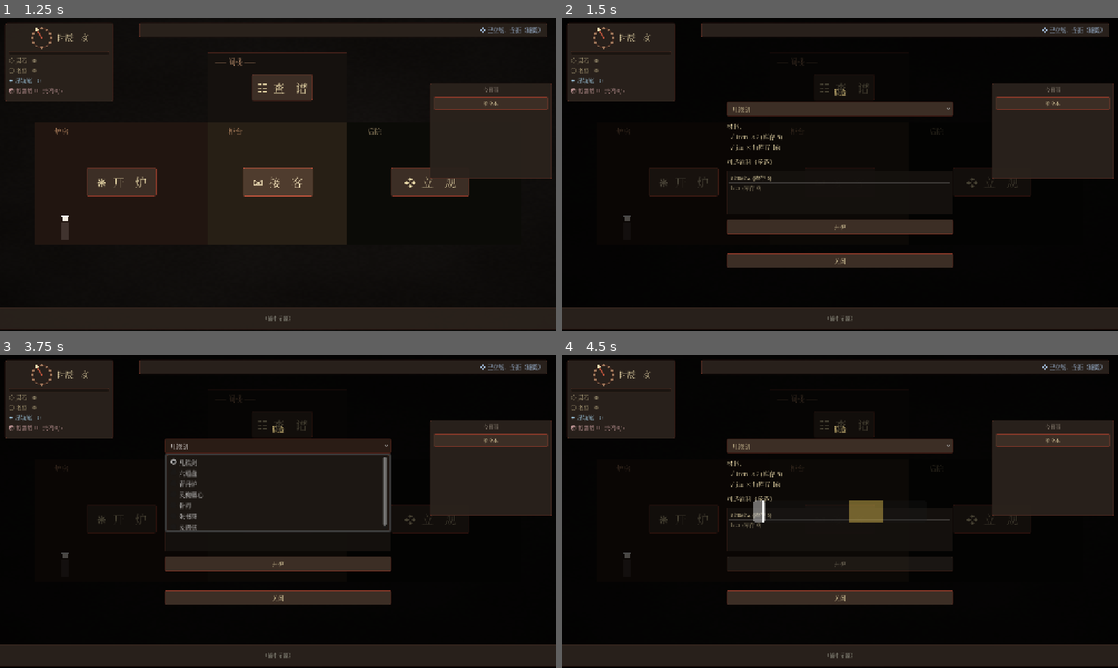
Above: before the commit, frames 1-4 (two rows, left to right).
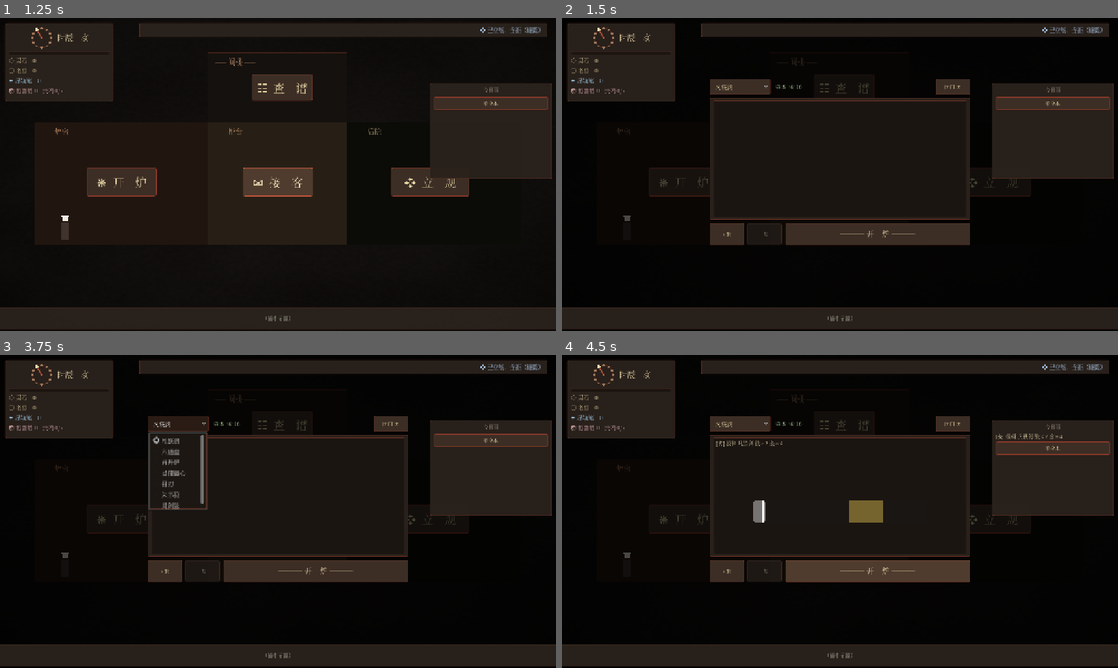
Above: after the commit, the same moments.

Repository: guliqianxun/XiuXianLegend
Game: Godot game, scene res://scenes/main_menu.tscn
Two runs of this game, one before a commit and one after it. Both use one fixed random seed, a clock stepped at 60 frames per second and the inputs below.
Inputs:
- Up to frame 1 (1.25 s): click "推门" at 0.5 s
- Up to frame 2 (1.5 s): click "❋ 开 炉" at 1.25 s
- Up to frame 3 (3.75 s): click "☷ 查 谱" at 2 s; click "❖ 立 规" at 2.75 s; click "凡铁剑" at 3.5 s
- Up to frame 4 (4.5 s): click "开炉" (after the commit: "─── 开 炉 ───") at 4.25 s

Frame 1 is identical in both runs. In frame 2, 8.9% of the frame differs, in the area x 26-74%, y 19-80%; in frame 3, 8.3%; in frame 4, 9.6%, in the area x 26-99%, y 19-80%.

Commit message:
feat(forge): ForgeScreen 重构为 3 段控制台日志风（TopBar/LogFlow/BottomBar）
- 移除 RecipePicker/MaterialStatus/OptionalPicker/StartButton/ResultLabel/CloseButton 直接控制
- 改为协调 3 个子组件 + TimingWindow + ResultOverlay
- _on_start 投料 EventLog kind=forge_invest
- _on_timing_finished 出炉/反噬 EventLog kind=forge_done/forge_backlash
- 业务逻辑（ForgeSystem.forge_one / 材料消耗 / Sfx / ScreenFx）不变

Co-Authored-By: Claude Sonnet 4.6 <noreply@anthropic.com>

Diff:
--- a/godot/scenes/ui/forge_screen.tscn
+++ b/godot/scenes/ui/forge_screen.tscn
@@ -1,8 +1,11 @@
-[gd_scene load_steps=4 format=3]
+[gd_scene load_steps=7 format=3]
 
 [ext_resource type="Script" path="res://scripts/ui/forge_screen.gd" id="1"]
 [ext_resource type="PackedScene" path="res://scenes/ui/timing_window.tscn" id="2"]
 [ext_resource type="PackedScene" path="res://scenes/ui/forge_result_overlay.tscn" id="3"]
+[ext_resource type="PackedScene" path="res://scenes/ui/forge_top_bar.tscn" id="4"]
+[ext_resource type="PackedScene" path="res://scenes/ui/forge_log_flow.tscn" id="5"]
+[ext_resource type="PackedScene" path="res://scenes/ui/forge_bottom_bar.tscn" id="6"]
 
 [node name="ForgeScreen" type="Control"]
 anchors_preset = 15
@@ -22,39 +25,20 @@
 anchor_top = 0.5
 anchor_right = 0.5
 anchor_bottom = 0.5
-offset_left = -260.0
-offset_top = -200.0
-offset_right = 260.0
-offset_bottom = 200.0
-theme_override_constants/separation = 12
+offset_left = -300.0
+offset_top = -220.0
+offset_right = 300.0
+offset_bottom = 220.0
+theme_override_constants/separation = 8
 
-[node name="Title" type="Label" parent="Layout"]
-text = "锻造"
-horizontal_alignment = 1
-theme_override_colors/font_color = Color(0.95, 0.85, 0.55, 1)
+[node name="TopBar" parent="Layout" instance=ExtResource("4")]
+custom_minimum_size = Vector2(580, 36)
 
-[node name="RecipePicker" type="OptionButton" parent="Layout"]
+[node name="LogFlow" parent="Layout" instance=ExtResource("5")]
+custom_minimum_size = Vector2(580, 280)
 
-[node name="MaterialStatus" type="Label" parent="Layout"]
-text = ""
-
-[node name="OptionalPickerLabel" type="Label" parent="Layout"]
-text = "可选添料（多选）"
-
-[node name="OptionalPicker" type="ItemList" parent="Layout"]
-custom_minimum_size = Vector2(0, 100)
-select_mode = 1
-
-[node name="StartButton" type="Button" parent="Layout"]
-text = "开炉"
-
-[node name="ResultLabel" type="Label" parent="Layout"]
-text = ""
-horizontal_alignment = 1
-theme_override_colors/font_color = Color(0.95, 0.85, 0.55, 1)
-
-[node name="CloseButton" type="Button" parent="Layout"]
-text = "关闭"
+[node name="BottomBar" parent="Layout" instance=ExtResource("6")]
+custom_minimum_size = Vector2(580, 50)
 
 [node name="TimingWindow" parent="." instance=ExtResource("2")]
 
--- a/godot/scripts/ui/forge_screen.gd
+++ b/godot/scripts/ui/forge_screen.gd
@@ -1,43 +1,36 @@
 extends Control
 class_name ForgeScreen
-## 锻造弹窗。
-## 工作流：选配方 → 勾可选添料 → 点"开炉" → 火候判定 → 结算 → 出炉动画 → 关闭
+## 锻造弹窗（控制台日志风）。
+## 协调 3 个子组件：TopBar / LogFlow / BottomBar；TimingWindow 嵌入 LogFlow 顶；
+## ResultOverlay 浮屏。业务逻辑全在 ForgeSystem，本类只串信号。
 
-@onready var _recipe_picker: OptionButton = $Layout/RecipePicker
-@onready var _material_status: Label = $Layout/MaterialStatus
-@onready var _optional_picker: ItemList = $Layout/OptionalPicker
-@onready var _start_button: Button = $Layout/StartButton
-@onready var _close_button: Button = $Layout/CloseButton
-@onready var _result_label: Label = $Layout/ResultLabel
+@onready var _top_bar: ForgeTopBar = $Layout/TopBar
+@onready var _log_flow: ForgeLogFlow = $Layout/LogFlow
+@onready var _bottom_bar: ForgeBottomBar = $Layout/BottomBar
 @onready var _timing_window: TimingWindow = $TimingWindow
 @onready var _result_overlay: ForgeResultOverlay = $ResultOverlay
 
 var _recipes: Array[RecipeData] = []
 var _current_recipe: RecipeData = null
-var _selected_optional: Array[StringName] = []
+var _last_selected_optional: Array = []
 
 
 func _ready() -> void:
 	visible = false
-	_close_button.pressed.connect(_on_close)
-	_start_button.pressed.connect(_on_start)
-	_recipe_picker.item_selected.connect(_on_recipe_selected)
-	_optional_picker.multi_selected.connect(_on_optional_toggled)
+	_top_bar.recipe_picked.connect(_on_recipe_picked)
+	_top_bar.close_pressed.connect(_on_close)
+	_bottom_bar.start_pressed.connect(_on_start)
 	_timing_window.timing_finished.connect(_on_timing_finished)
 	_result_overlay.animation_finished.connect(_on_overlay_done)
 
 
-## 入口：从 ShopScreen 调用打开锻造弹窗
+## 入口：从 ShopScreen 打开
 func open() -> void:
 	_load_recipes()
 	if _recipes.is_empty():
 		push_warning("forge: no recipes available")
 		return
-	_recipe_picker.clear()
-	for r in _recipes:
-		_recipe_picker.add_item(r.display_name)
-	_on_recipe_selected(0)
-	_result_label.text = ""
+	_top_bar.set_recipes(_recipes)
 	visible = true
 
 
@@ -49,64 +42,40 @@
 			_recipes.append(r)
 
 
-func _on_recipe_selected(idx: int) -> void:
-	if idx < 0 or idx >= _recipes.size():
-		return
-	_current_recipe = _recipes[idx]
-	_selected_optional.clear()
-	_refresh_material_status()
-	_refresh_optional_picker()
+func _on_recipe_picked(recipe_id: StringName) -> void:
+	for r in _recipes:
+		if r.id == recipe_id:
+			_current_recipe = r
+			break
+	_bottom_bar.rebuild_chips(_current_recipe)
 
 
-func _refresh_material_status() -> void:
-	if _current_recipe == null:
-		_material_status.text = ""
-		return
-	var lines: Array[String] = []
-	var enough := true
-	for mid in _current_recipe.required_materials:
-		var need: int = int(_current_recipe.required_materials[mid])
-		var have: int = GameState.material_count(mid)
-		var marker := "✓" if have >= need else "✗"
-		if have < need:
-			enough = false
-		lines.append("  %s %s ×%d (库存 %d)" % [marker, str(mid), need, have])
-	_material_status.text = "材料：\n" + "\n".join(lines)
-	_start_button.disabled = not enough
-
-
-func _refresh_optional_picker() -> void:
-	_optional_picker.clear()
-	if _current_recipe == null:
-		return
-	for mid in _current_recipe.optional_materials:
-		var have: int = GameState.material_count(mid)
-		var label: String = "%s (库存 %d)" % [str(mid), have]
-		_optional_picker.add_item(label)
-		if have == 0:
-			var idx := _optional_picker.item_count - 1
-			_optional_picker.set_item_disabled(idx, true)
-
-
-func _on_optional_toggled(_idx: int, _selected: bool) -> void:
-	_selected_optional.clear()
+func _on_start(selected_optional: Array) -> void:
 	if _current_recipe == null: return
-	for i in _optional_picker.item_count:
-		if _optional_picker.is_selected(i) and not _optional_picker.is_item_disabled(i):
-			_selected_optional.append(_current_recipe.optional_materials[i])
-
-
-func _on_start() -> void:
-	if _current_recipe == null: return
+	_last_selected_optional = selected_optional
 	# 消耗必要材料 + 可选添料
 	for mid in _current_recipe.required_materials:
 		var need: int = int(_current_recipe.required_materials[mid])
 		GameState.consume_material(mid, need)
-	for mid in _selected_optional:
+	for mid in selected_optional:
 		GameState.consume_material(mid, 1)
-	_start_button.disabled = true
+	# 投料 EventLog 行（forge_invest）
+	var invest_text: String = _format_invest_text(_current_recipe, selected_optional)
+	EventLog.add_entry(&"forge_invest", invest_text, &"normal")
 	EventBus.forge_started.emit(_current_recipe.id)
 	_timing_window.start()
+
+
+static func _format_invest_text(recipe: RecipeData, optional: Array) -> String:
+	var parts: Array[String] = ["投料 %s" % recipe.display_name]
+	for mid in recipe.required_materials:
+		parts.append("%s×%d" % [ForgeTopBar._short_name(mid), int(recipe.required_materials[mid])])
+	if not optional.is_empty():
+		var opts: Array[String] = []
+		for mid in optional:
+			opts.append(ForgeTopBar._short_name(mid))
+		parts.append("+ " + " ".join(opts))
+	return " ".join(parts)
 
 
 func _on_timing_finished(score: float) -> void:
@@ -114,7 +83,7 @@
 	rng.randomize()
 	var result := ForgeSystem.forge_one(
 		_current_recipe,
-		_selected_optional,
+		_last_selected_optional,
 		score,
 		GameState.smith_hand_today,
 		TimeLine.now_unix(),
@@ -122,33 +91,30 @@
 	)
 	if result.was_backlash:
 		GameState.add_material(result.byproduct, result.byproduct_amount)
-		_result_label.text = "⚠ 反噬！材料化作 %s ×1" % str(result.byproduct)
 		_result_overlay.play(-1)
-		# 反噬反馈：低沉嗡声 + 大震
 		Sfx.play_breach()
 		ScreenFx.shake(14.0, 0.5)
+		EventLog.add_entry(&"forge_backlash",
+			"反噬！材料化作 %s ×%d" % [ForgeTopBar._short_name(result.byproduct), result.byproduct_amount],
+			&"bad")
 	else:
 		GameState.add_to_inventory(result.equipment)
-		var qiao_str := "（巧成 +1 阶）" if result.was_qiao_cheng else ""
-		_result_label.text = "出炉：%s %s" % [GearInstance.rarity_prefix(result.quality), qiao_str]
 		_result_overlay.play(result.quality)
-		# 出炉反馈：5 级铛声 + 渐强震动（凡 0px / 秘 12px）
 		Sfx.play_forge(int(result.quality))
 		ScreenFx.shake(float(int(result.quality)) * 3.0, 0.3)
-		_pulse_label(_result_label)
+		var color: StringName = &"system" if result.quality >= 4 else (&"good" if (result.was_qiao_cheng or result.quality >= 3) else &"normal")
+		var qiao: String = "（巧成）" if result.was_qiao_cheng else ""
+		EventLog.add_entry(&"forge_done",
+			"出炉：%s%s" % [result.equipment.display_full_name(), qiao],
+			color)
 	EventBus.forge_finished.emit(result.equipment, result.was_qiao_cheng, result.was_backlash)
 
 
-func _pulse_label(label: Label) -> void:
-	if label == null: return
-	label.scale = Vector2(0.85, 0.85)
-	var tw := create_tween()
-	tw.tween_property(label, "scale", Vector2.ONE, 0.25).set_trans(Tween.TRANS_BACK).set_ease(Tween.EASE_OUT)
-
-
 func _on_overlay_done() -> void:
-	_refresh_material_status()
-	_refresh_optional_picker()
+	# 刷新材料缩略 + chips 状态（消耗后数量变了）
+	if _current_recipe != null:
+		_top_bar.refresh_materials(_current_recipe)
+		_bottom_bar.rebuild_chips(_current_recipe)
 
 
 func _on_close() -> void:
